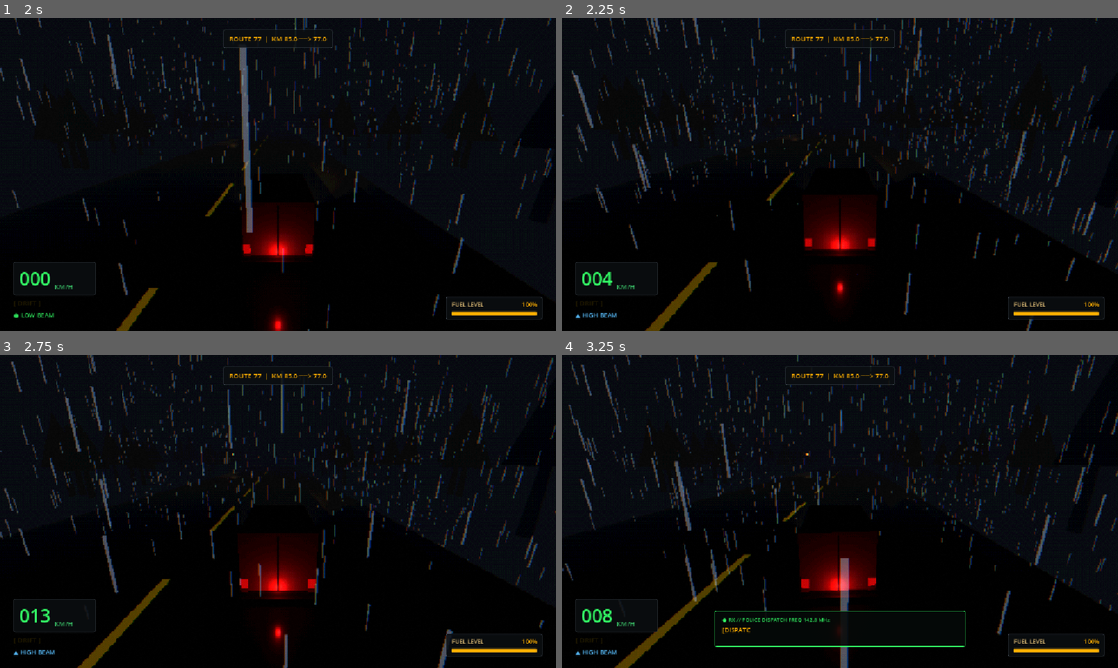
Above: before the commit, frames 1-4 (two rows, left to right).
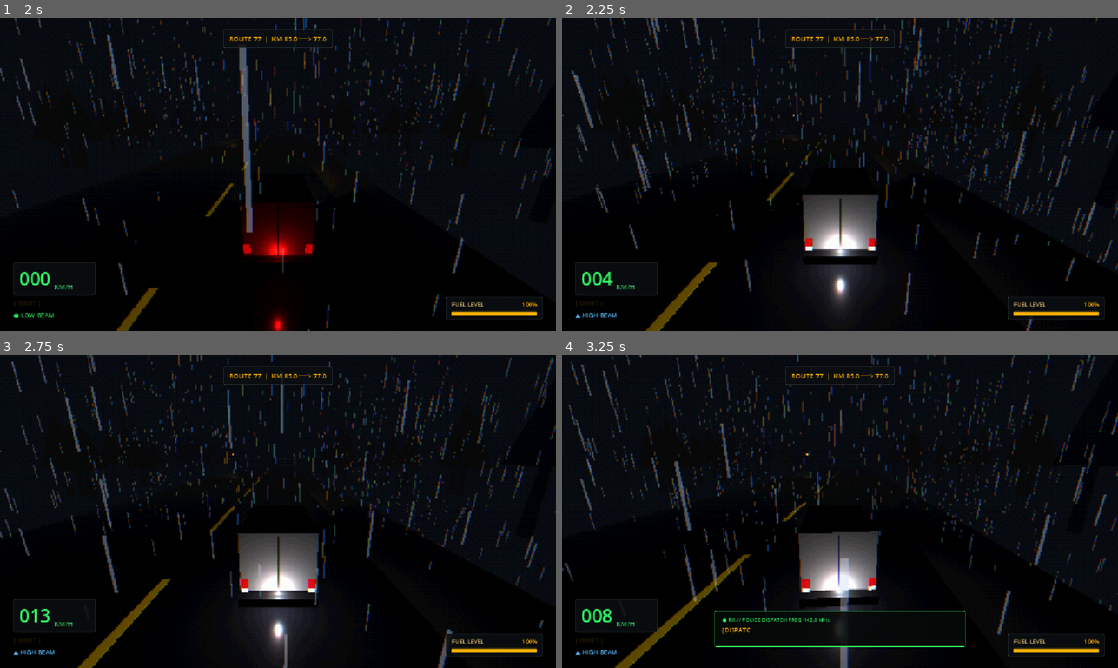
Above: after the commit, the same moments.

Repository: sebavidal10/km77
Game: Godot game, scene res://main_menu.tscn
The game is run twice, just before and just after one commit, with the same random seed, the same clock (stepped at 60 frames per second) and the same inputs.
Inputs:
- Up to frame 1 (2 s): click "[ START PATROL ]" at 0.5 s; hold Right (steer_right) from 1.28 s (still down); hold E (interact) from 1.28 s (still down)
- Up to frame 2 (2.25 s): release Right (steer_right) at 2.03 s; release E (interact) at 2.03 s; hold S (brake) from 2.03 s (still down); tap F (toggle_high_beams) at 2.1 s
- Up to frame 3 (2.75 s): keep holding S (brake)
- Up to frame 4 (3.25 s): release S (brake) at 2.78 s; hold Right (steer_right) from 2.78 s (still down); hold E (interact) from 2.78 s (still down)

Frame 1 is identical in both runs. In frame 2, 4.0% of the frame differs, in the area x 17-58%, y 56-100%; in frame 3, 4.5%, in the area x 16-59%, y 56-100%; in frame 4, 3.3%.

Commit message:
feat(van): add functional rotating/steering wheels and reactive brake/reverse lights

Diff:
--- a/van.gd
+++ b/van.gd
@@ -347,10 +347,13 @@
 	_process_odometer(delta)
 	_process_telemetry()
 
-	# 10. Process visual anomalies and glitches (Fog pulse & headlight strobing)
+	# 10. Process visual anomalies, headlight strobing, and reactive taillights/reverse lights
 	_process_visual_effects(delta)
 
-	# 11. Visual chassis roll animation linked to smoothed steering angle
+	# 11. Functional rotating and steering wheels
+	_process_wheel_transformations(delta)
+
+	# 12. Visual chassis roll animation linked to smoothed steering angle
 	_process_visual_roll(delta, forward_speed_state)
 
 ## Starts the vehicle shutdown and blackout sequence.
@@ -390,6 +393,10 @@
 			_taillight_mat.emission_energy_multiplier = move_toward(_taillight_mat.emission_energy_multiplier, 0.0, 3.5 * delta)
 		if brake_omni_light:
 			brake_omni_light.light_energy = move_toward(brake_omni_light.light_energy, 0.0, 3.5 * delta)
+		if _reverse_light_mat:
+			_reverse_light_mat.emission_energy_multiplier = move_toward(_reverse_light_mat.emission_energy_multiplier, 0.0, 3.5 * delta)
+		if reverse_omni_light:
+			reverse_omni_light.light_energy = move_toward(reverse_omni_light.light_energy, 0.0, 3.5 * delta)
 
 		_collapse_timer += delta
 		if _collapse_timer >= 2.2:
@@ -401,6 +408,8 @@
 				headlight_right.visible = false
 			if brake_omni_light:
 				brake_omni_light.visible = false
+			if reverse_omni_light:
+				reverse_omni_light.visible = false
 	elif _collapse_stage == 2:
 		# Silence and static in the pitch dark
 		_collapse_timer += delta
@@ -445,6 +454,14 @@
 	if brake_omni_light:
 		brake_omni_light.visible = true
 		brake_omni_light.light_energy = 0.25
+	if _reverse_light_mat:
+		_reverse_light_mat.emission_energy_multiplier = 0.0
+	if reverse_omni_light:
+		reverse_omni_light.visible = true
+		reverse_omni_light.light_energy = 0.0
+
+	_wheel_roll_angle = 0.0
+	_process_wheel_transformations(0.0)
 
 	# 5. Clear stall, mud drag, and shoulder state
 	is_stalled = false
@@ -567,8 +584,51 @@
 				12.0 * delta
 			)
 
+		# Active reverse lights: bright white rear light and illumination when reversing
+		var throttle := Input.get_axis("brake", "accelerate")
+		var is_reversing: bool = (forward_speed_state < -0.1) or (throttle < -0.05 and forward_speed_state <= 0.4)
+		var target_reverse_emission: float = 3.5 if is_reversing else 0.0
+		var target_reverse_omni: float = 2.0 if is_reversing else 0.0
+		if _reverse_light_mat:
+			_reverse_light_mat.emission_energy_multiplier = move_toward(
+				_reverse_light_mat.emission_energy_multiplier,
+				target_reverse_emission,
+				14.0 * delta
+			)
+		if reverse_omni_light:
+			reverse_omni_light.light_energy = move_toward(
+				reverse_omni_light.light_energy,
+				target_reverse_omni,
+				12.0 * delta
+			)
+
 	# Process headlight low/high beam transition & fog backscatter
 	_process_headlight_beams(delta)
+
+var _wheel_roll_angle: float = 0.0
+@export var wheel_radius: float = 0.35
+
+## Animates functional wheel rolling and front steering angles.
+func _process_wheel_transformations(delta: float) -> void:
+	if delta > 0.0:
+		var delta_roll: float = -(forward_speed_state / wheel_radius) * delta
+		_wheel_roll_angle = wrapf(_wheel_roll_angle + delta_roll, -PI, PI)
+
+	# Steer front wheels around local Y
+	if wheel_fl:
+		wheel_fl.rotation.y = current_steer_angle
+	if wheel_fr:
+		wheel_fr.rotation.y = current_steer_angle
+
+	# Roll all 4 wheels around local X
+	if wheel_roll_fl:
+		wheel_roll_fl.rotation.x = _wheel_roll_angle
+	if wheel_roll_fr:
+		wheel_roll_fr.rotation.x = _wheel_roll_angle
+	if wheel_roll_rl:
+		wheel_roll_rl.rotation.x = _wheel_roll_angle
+	if wheel_roll_rr:
+		wheel_roll_rr.rotation.x = _wheel_roll_angle
 
 func _ensure_high_beams_action() -> void:
 	if not InputMap.has_action("toggle_high_beams"):
